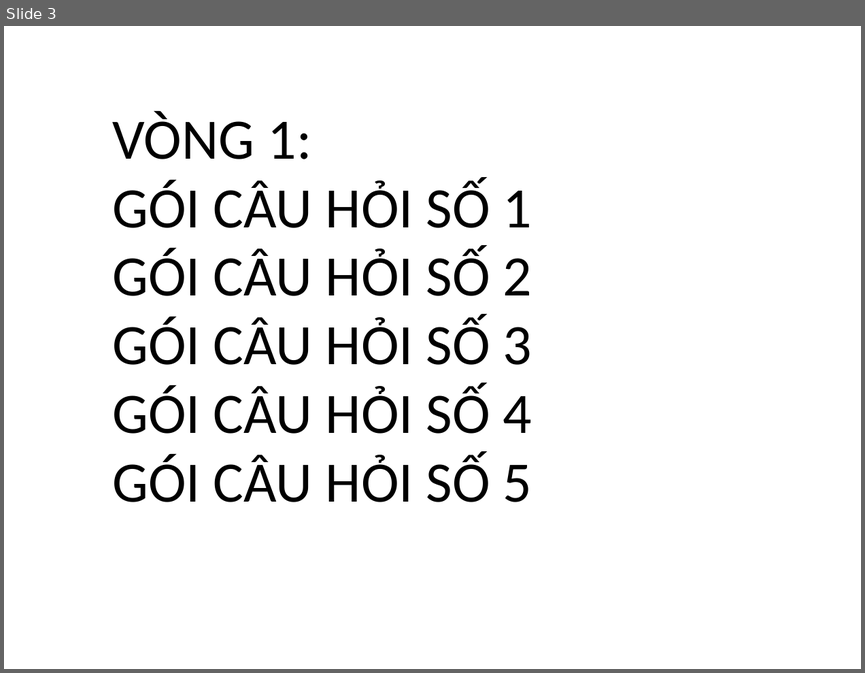
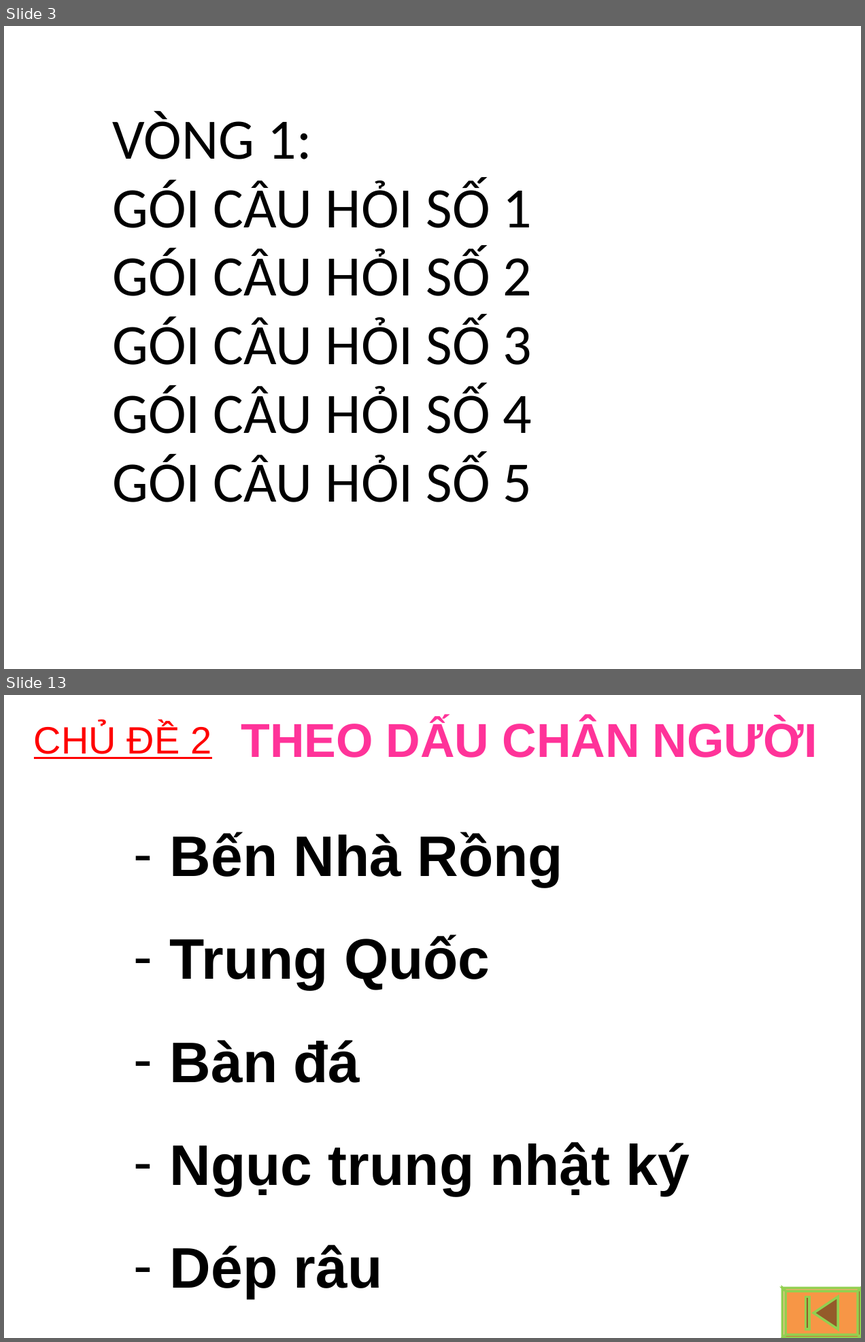
Before and after one commit to huytt/giao-an, a slide deck: hoi_thi.ppt. Shown one above the other, each under a label of ours: slide 3 before the commit, slides 3 and 13 after it; the slides between them are not shown. The pictures are 865x673 and 865x1342 pixels, drawn with LibreOffice and Linux fonts; fonts in the diff are those of the drawing; background and template pictures are left out. Boxes give left, top, right and bottom in pixels: in the first picture for what was removed or moved away, otherwise in the second. Text is boxed around its words. In the diff, an @@ line names an element or a change of style, - is before the commit and + after.

```diff
--- a/hoi_thi.ppt
+++ b/hoi_thi.ppt
@@ slide 13 added at bbox=[4, 695, 861, 1338], background picture (left out) @@
@@ text added at bbox=[34, 724, 211, 759], 32 pt, text #FF0000, underline @@
+CHỦ ĐỀ 2
@@ text added at bbox=[241, 719, 817, 758], 40 pt, text #FF3399, bold @@
+THEO DẤU CHÂN NGƯỜI
@@ text added at bbox=[170, 832, 689, 1298], 48 pt, text #000000, bold @@
+– Bến Nhà Rồng
+– Trung Quốc
+– Bàn đá
+– Ngục trung nhật ký
+– Dép râu
@@ freeform shape added at bbox=[782, 1288, 861, 1338], fill #F79646, outline #92D050 2.01 pt @@
```
Also in this commit, not shown: 2 slides changed, 10 other slides added, 4 slides removed.
